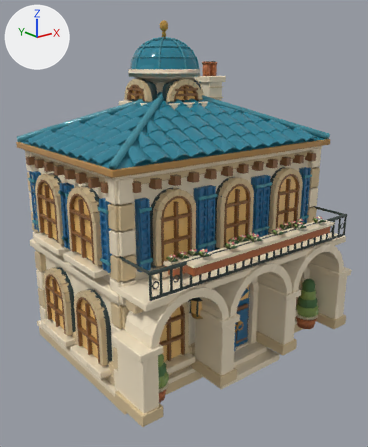
Two versions of the Blender file art/blender-city/models/harbor/hotel_2/source.blend, one commit apart.
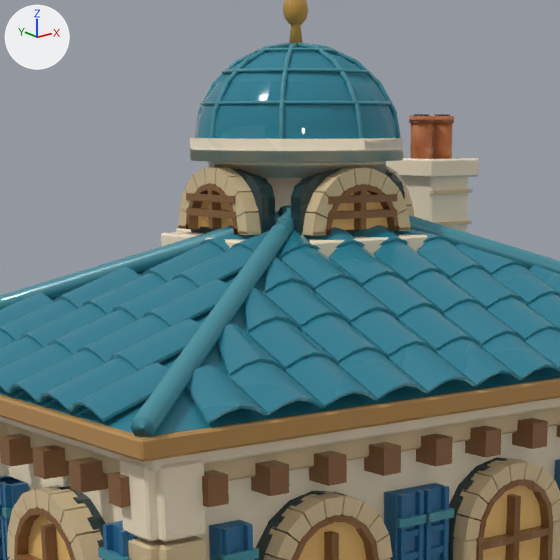
The first picture shows the older version from a camera (50 mm lens) standing at (-1.12, -1.411, 1.017) and looking at (-0.017, -0.032, 0.465). The close-ups show the older and then the newer version on the part from 18% to 69% of the width and 5% to 47% of the height of that picture. Only the edits that show in the close-ups are written down. Every picture has the same lights, and +X, +Y and +Z are marked at upper left.

The first close-up shows 'harbor_hotel_2_geometry'.
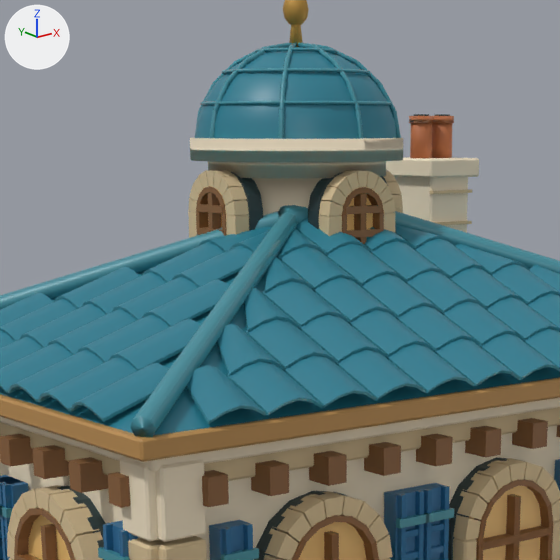
What differs and where, as boxes (x1, y1, x2, y2) in the close-ups (560 x 560 px; the box of a moved part takes in the faces that stretch with it):
```json
{"object": "harbor_hotel_2_geometry", "change": "reshaped, surface changed", "before": [0, 0, 560, 560], "after": [0, 0, 560, 560]}
{"part": 1, "of": "me_harbor_hotel_2_mesh", "change": "moved or reshaped", "before": [291, 167, 400, 239], "after": [308, 172, 343, 229]}
{"part": 2, "of": "me_harbor_hotel_2_mesh", "change": "moved or reshaped", "before": [302, 232, 326, 236], "after": [319, 215, 342, 236]}
{"part": 3, "of": "me_harbor_hotel_2_mesh", "change": "moved or reshaped", "before": [399, 227, 411, 231], "after": [384, 213, 395, 232]}
{"part": 4, "of": "me_harbor_hotel_2_mesh", "change": "moved or reshaped", "before": [350, 168, 371, 185], "after": [355, 170, 368, 188]}
{"part": 5, "of": "me_harbor_hotel_2_mesh", "change": "moved or reshaped", "after": [340, 215, 347, 233], "on screen": "not visible before"}
{"part": 6, "of": "me_harbor_hotel_2_mesh", "change": "moved or reshaped", "after": [373, 213, 384, 231], "on screen": "not visible before"}
{"part": 7, "of": "me_harbor_hotel_2_mesh", "change": "moved or reshaped", "before": [354, 188, 367, 230], "after": [354, 193, 367, 246]}
{"part": 8, "of": "me_harbor_hotel_2_mesh", "change": "moved or reshaped", "before": [328, 209, 397, 220], "after": [346, 229, 381, 238]}
{"part": 9, "of": "me_harbor_hotel_2_mesh", "change": "moved or reshaped", "before": [327, 194, 397, 204], "after": [346, 205, 382, 214]}
{"part": 10, "of": "me_harbor_hotel_2_mesh", "change": "moved or reshaped", "before": [386, 169, 405, 200], "after": [380, 176, 387, 184], "on screen": "mostly hidden"}
{"part": 11, "of": "me_harbor_hotel_2_mesh", "change": "moved or reshaped", "before": [161, 166, 428, 258], "after": [188, 170, 403, 238]}
{"part": 12, "of": "me_harbor_hotel_2_mesh", "change": "surface changed", "before": [0, 0, 560, 560], "after": [0, 0, 560, 560]}
```

Edits to the scene script, one JSON object a line:
```json
{"block": "me_harbor_hotel_2_mesh", "where": "me_harbor_hotel_2_mesh.from_pydata(...)  # 23748 vertices, 19022 faces; spans x -0.475..0.475, y -0.446..0.446, z 0.0..1.16"}
{"block": "me_harbor_hotel_2_mesh", "where": "# used by ob_harbor_hotel_2_geometry; parent = ob_harbor_hotel_2; location = (0.0, 0.0, 0.0)"}
{"block": "me_harbor_hotel_2_mesh", "change": "me_harbor_hotel_2_mesh part 1: the loose piece of 22 vertices spanning x -0.074..0.074, y -0.005..0.013, z 0.891..0.969 is scaled about its middle by (0.682, 1, 1.35), then moved by (0.0, 0.0, -0.017)"}
{"block": "me_harbor_hotel_2_mesh", "change": "me_harbor_hotel_2_mesh part 2: the loose piece of 8 vertices spanning x -0.072..-0.054, y -0.024..0.001, z 0.896..0.9 is scaled about its middle by (1, 1, -14), then moved by (0.024, 0.0, -0.005)"}
{"block": "me_harbor_hotel_2_mesh", "change": "me_harbor_hotel_2_mesh part 3: the loose piece of 8 vertices spanning x 0.054..0.072, y -0.024..0.001, z 0.896..0.9 is scaled about its middle by (1, 1, -14), then moved by (-0.024, 0.0, -0.005)"}
{"block": "me_harbor_hotel_2_mesh", "change": "me_harbor_hotel_2_mesh part 4: the loose piece of 8 vertices spanning x -0.012..0.012, y -0.024..0.001, z 0.949..0.968 is scaled about its middle by (0.635, 1, 1), then moved by (0.0, 0.0, -0.003)"}
{"block": "me_harbor_hotel_2_mesh", "change": "me_harbor_hotel_2_mesh part 5: the loose piece of 8 vertices spanning x -0.054..-0.047, y -0.026..-0.013, z 0.897..0.902 is scaled about its middle by (1, 1, -7.82), then moved by (0.024, 0.0, -0.005)"}
{"block": "me_harbor_hotel_2_mesh", "change": "me_harbor_hotel_2_mesh part 6: the loose piece of 8 vertices spanning x 0.047..0.054, y -0.026..-0.013, z 0.897..0.902 is scaled about its middle by (1, 1, -7.82), then moved by (-0.024, 0.0, -0.005)"}
{"block": "me_harbor_hotel_2_mesh", "change": "me_harbor_hotel_2_mesh part 7: the loose piece of 8 vertices spanning x -0.004..0.004, y -0.026..-0.014, z 0.9..0.946 is scaled about its middle by (1, 1, 1.53), then moved by (0.0, 0.0, -0.018)"}
{"block": "me_harbor_hotel_2_mesh", "change": "me_harbor_hotel_2_mesh part 8: the loose piece of 8 vertices spanning x -0.05..0.05, y -0.026..-0.014, z 0.913..0.921 is scaled about its middle by (0.525, 1, 1), then moved by (0.0, 0.0, -0.021)"}
{"block": "me_harbor_hotel_2_mesh", "change": "me_harbor_hotel_2_mesh part 9: the loose piece of 8 vertices spanning x -0.05..0.05, y -0.026..-0.014, z 0.93..0.938 is scaled about its middle by (0.525, 1, 1), then moved by (0.0, 0.0, -0.012)"}
{"block": "me_harbor_hotel_2_mesh", "change": "me_harbor_hotel_2_mesh part 10: the loose piece of 22 vertices spanning x 0.087..0.105, y 0.026..0.174, z 0.891..0.969 is scaled about its middle by (1, 0.682, 1.35), then moved by (0.0, 0.0, -0.017)"}
{"block": "me_harbor_hotel_2_mesh", "change": "me_harbor_hotel_2_mesh part 11: 838 of 23748 vertices moved; they spanned x -0.142..0.142, y -0.042..0.242, z 0.863..0.969 and now span x -0.142..0.142, y -0.042..0.242, z 0.833..0.965; mean shift (0.0, 0.0, -0.003); largest move (0.113, 0.154, 0.9) -> (0.113, 0.13, 0.87)"}
{"block": "me_harbor_hotel_2_mesh", "change": "me_harbor_hotel_2_mesh part 12: texture (UV) coordinates of 18974 of 19022 faces, centred in x -0.475..0.475, y -0.439..0.446, z 0.0..1.158, changed; they spanned u 0.0..1.0, v 0.0..1.0 and now span u 0.0..1.0, v 0.0..1.0"}
```
